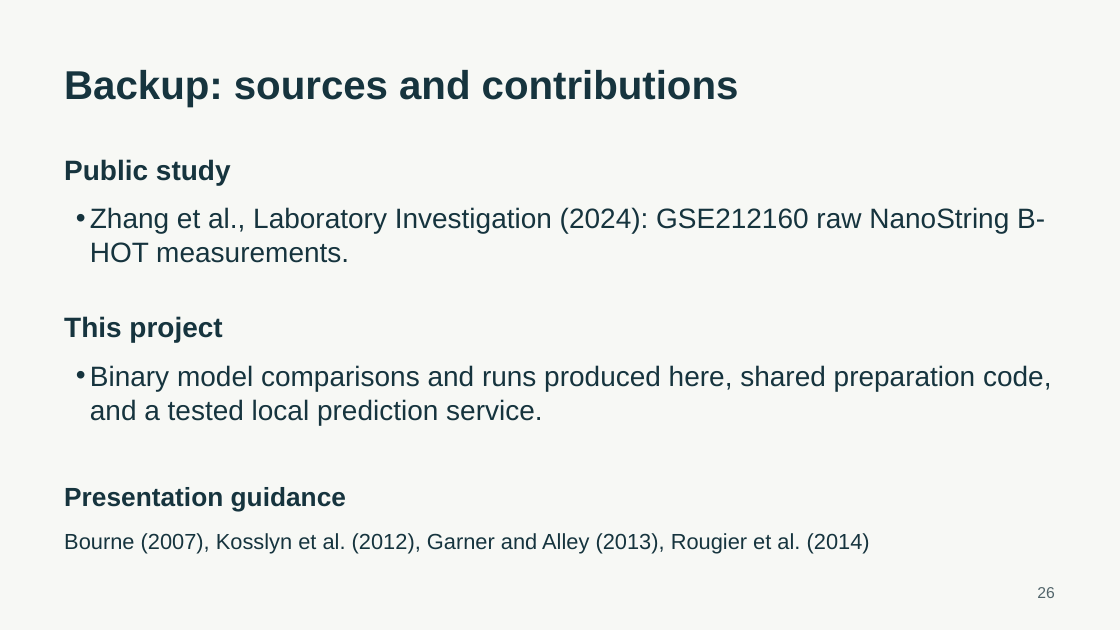
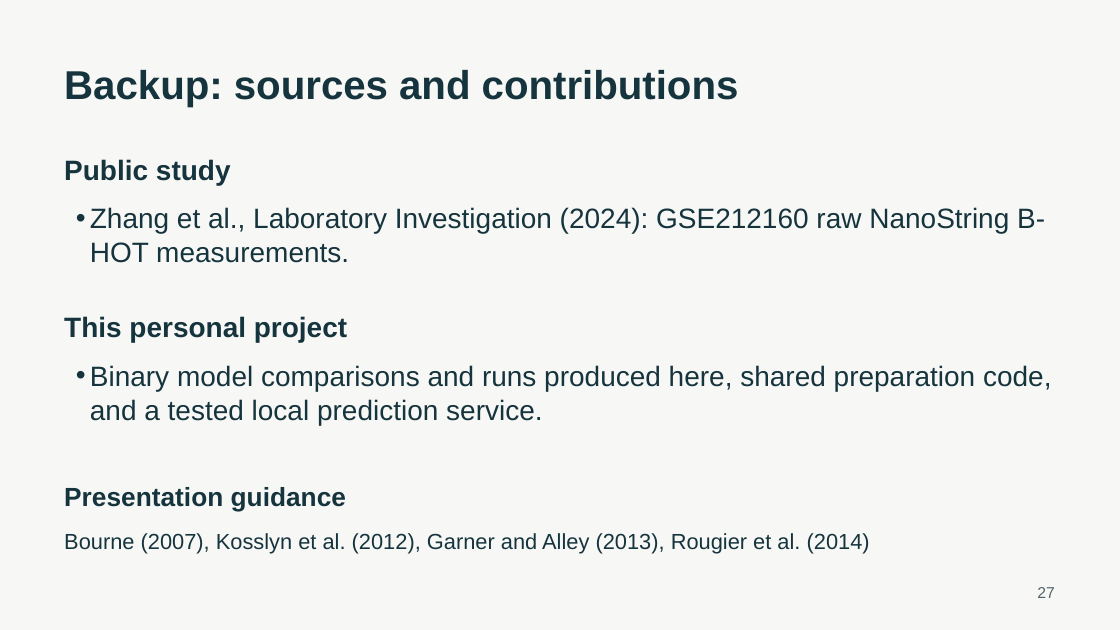
Before and after one commit to ca34525/Kidney-Biopsy-Rejection-Classifier, a slide deck: slide 27 of presentation/unos_kidney_biopsy.pptx (slide 26 before the commit). Drawn at 1120x630 pixels with LibreOffice and Linux fonts; fonts in the diff are those of the drawing. Boxes give left, top, right and bottom in pixels: in the first picture for what was removed or moved away, otherwise in the second. Text is boxed around its words. In the diff, an @@ line names an element or a change of style, - is before the commit and + after.

```diff
--- a/presentation/unos_kidney_biopsy.pptx
+++ b/presentation/unos_kidney_biopsy.pptx
@@ text at [64, 316, 347, 342]: text changed @@
-This project
+This personal project
@@ text at [1037, 587, 1054, 598]: text changed @@
-26
+27
```
Also in this commit, not shown: 17 other slides changed, 2 slides added, 1 slide removed, 32 other files.
